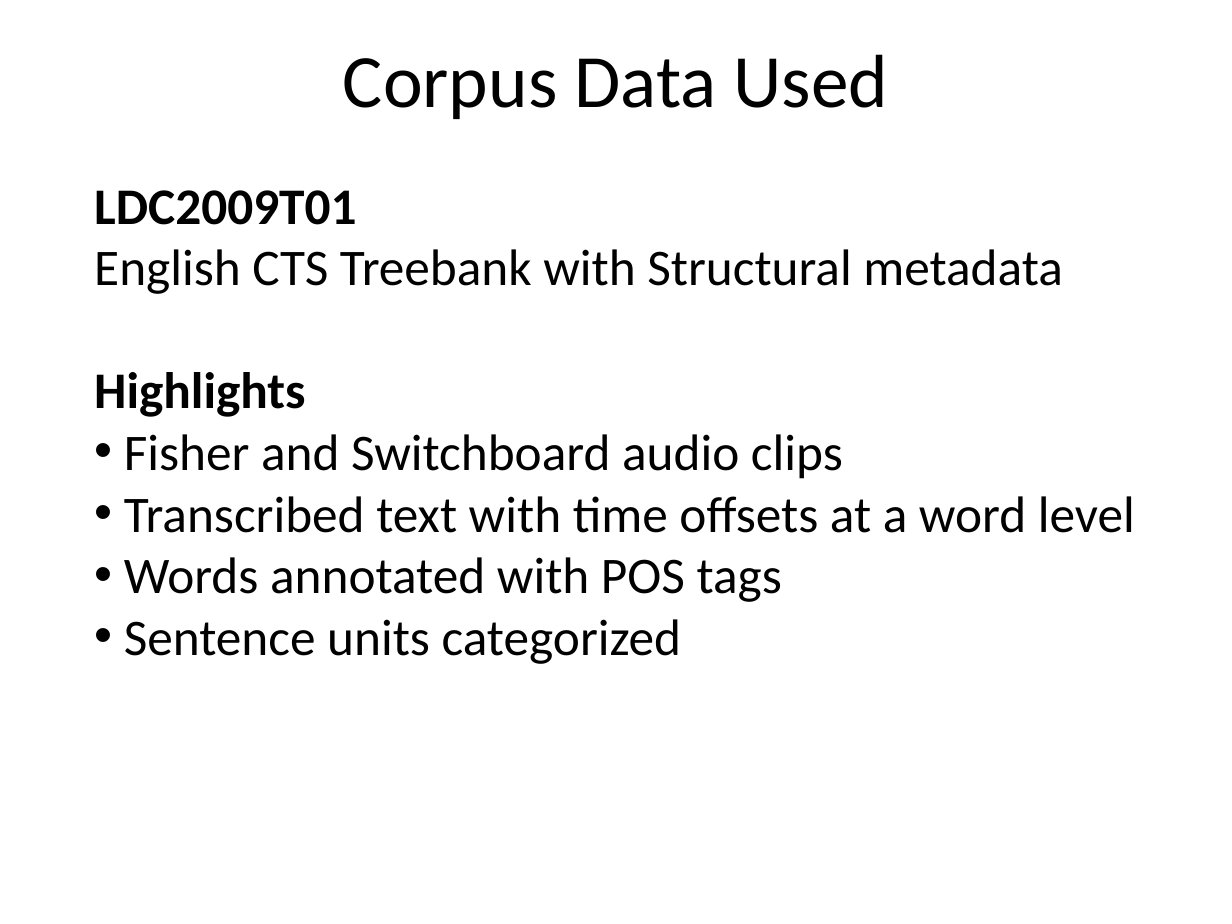
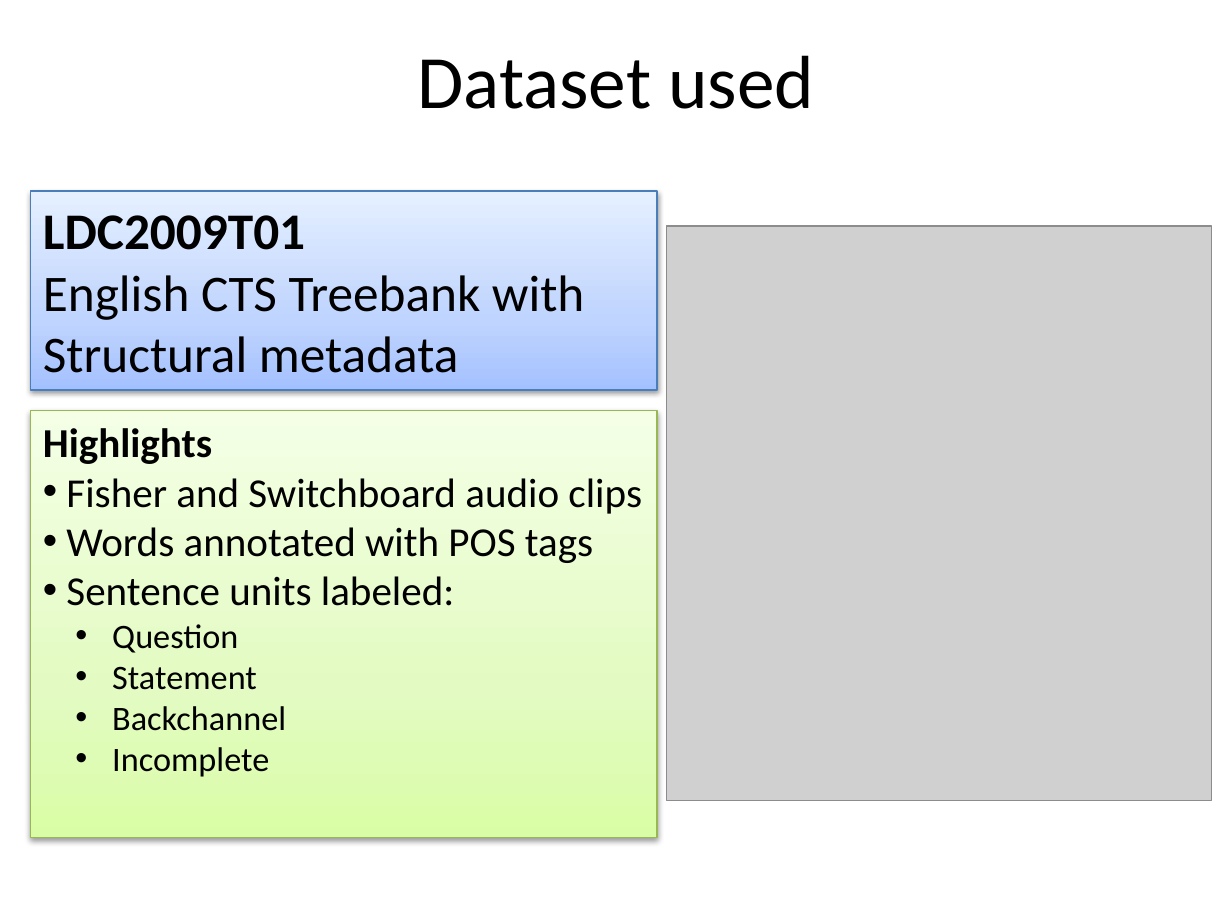
Before and after one commit to elingg/um-err-hmm, a slide deck: slide 2 of Poster.pptx (slide 3 before the commit). Drawn at 1232x924 pixels with LibreOffice and Linux fonts; fonts in the diff are those of the drawing; grey boxes stand for pictures. Boxes give left, top, right and bottom in pixels: in the first picture for what was removed or moved away, otherwise in the second. Text is boxed around its words. In the diff, an @@ line names an element or a change of style, - is before the commit and + after.

```diff
--- a/Poster.pptx
+++ b/Poster.pptx
@@ title at bbox=[417, 55, 814, 109]: text changed @@
-Corpus Data Used
+Dataset used
@@ rectangle added at bbox=[31, 191, 657, 391], fill gradient #A4C4FF to #BFD4FF to #E6EEFF, outline #4B7EBC 0.75 pt, 30 pt, text #000000 @@
+LDC2009T01
+English CTS Treebank with Structural metadata
@@ text removed at bbox=[94, 190, 1135, 664] @@
-LDC2009T01
-English CTS Treebank with Structural metadata
-Highlights
-• Fisher and Switchboard audio clips
-• Transcribed text with time offsets at a word level
-• Words annotated with POS tags
-• Sentence units categorized
@@ picture added at bbox=[667, 225, 1211, 801] @@
@@ rectangle added at bbox=[31, 410, 657, 838], fill gradient #DAFDA7 to #E4FCC2 to #F5FFE7, outline #98B955 0.75 pt, 24 pt, text #000000 @@
+Highlights
+• Fisher and Switchboard audio clips
+• Words annotated with POS tags
+• Sentence units labeled:
+  • Question
+  • Statement
+  • Backchannel
+  • Incomplete
```
Also in this commit, not shown: 2 other slides changed, 1 slide removed, 4 other files.
